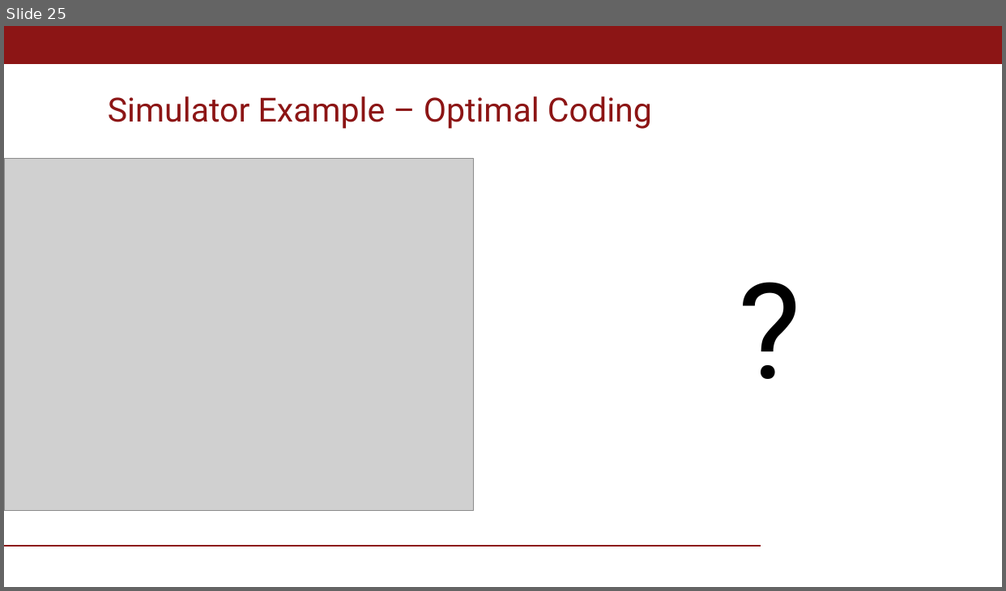
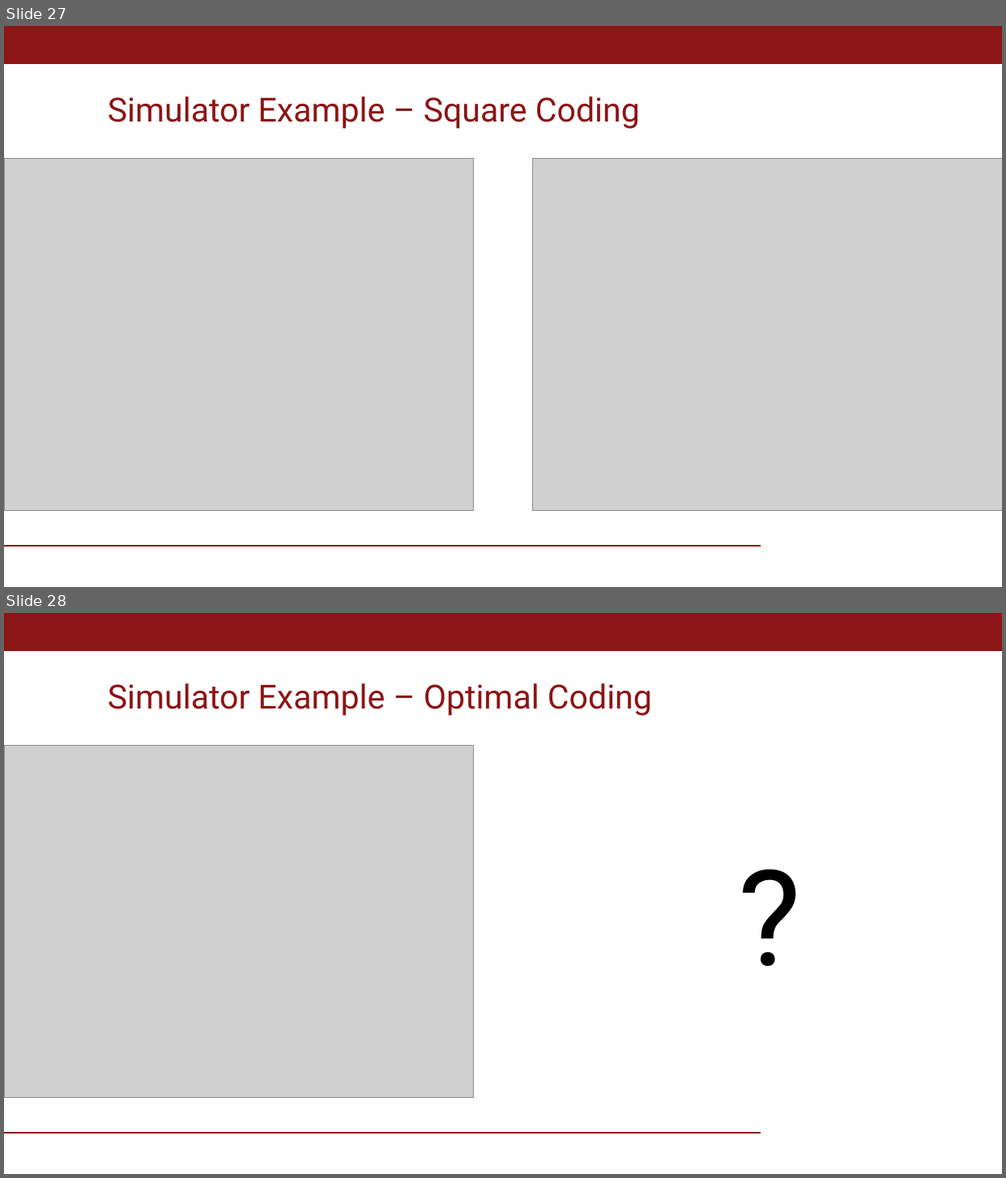
Before and after one commit to nsgaudio/ToF-Coding-Function-Optimization, a slide deck: CS231N_project_v2.pptx. Shown one above the other, each under a label of ours: slide 25 before the commit, slides 27 and 28 after it. The pictures are 1006x591 and 1006x1178 pixels, drawn with LibreOffice and Linux fonts; fonts in the diff are those of the drawing; grey boxes stand for pictures; background and template pictures are left out. Boxes give left, top, right and bottom in pixels: in the first picture for what was removed or moved away, otherwise in the second. Text is boxed around its words. In the diff, an @@ line names an element or a change of style, - is before the commit and + after.

```diff
--- a/CS231N_project_v2.pptx
+++ b/CS231N_project_v2.pptx
@@ slide 27 added at (4, 26, 1002, 587), background #FFFFFF; not listed: 2 template elements that a slide beside it also shows @@
@@ title added at (108, 96, 640, 129), 24 pt, text #8C1515 @@
+Simulator Example – Square Coding
@@ picture added at (4, 159, 473, 511) @@
@@ picture added at (533, 159, 1002, 511) @@
@@ what was slide 25 is now slide 28 @@
```
Also in this commit, not shown: 2 other slides added, 1 other file.
